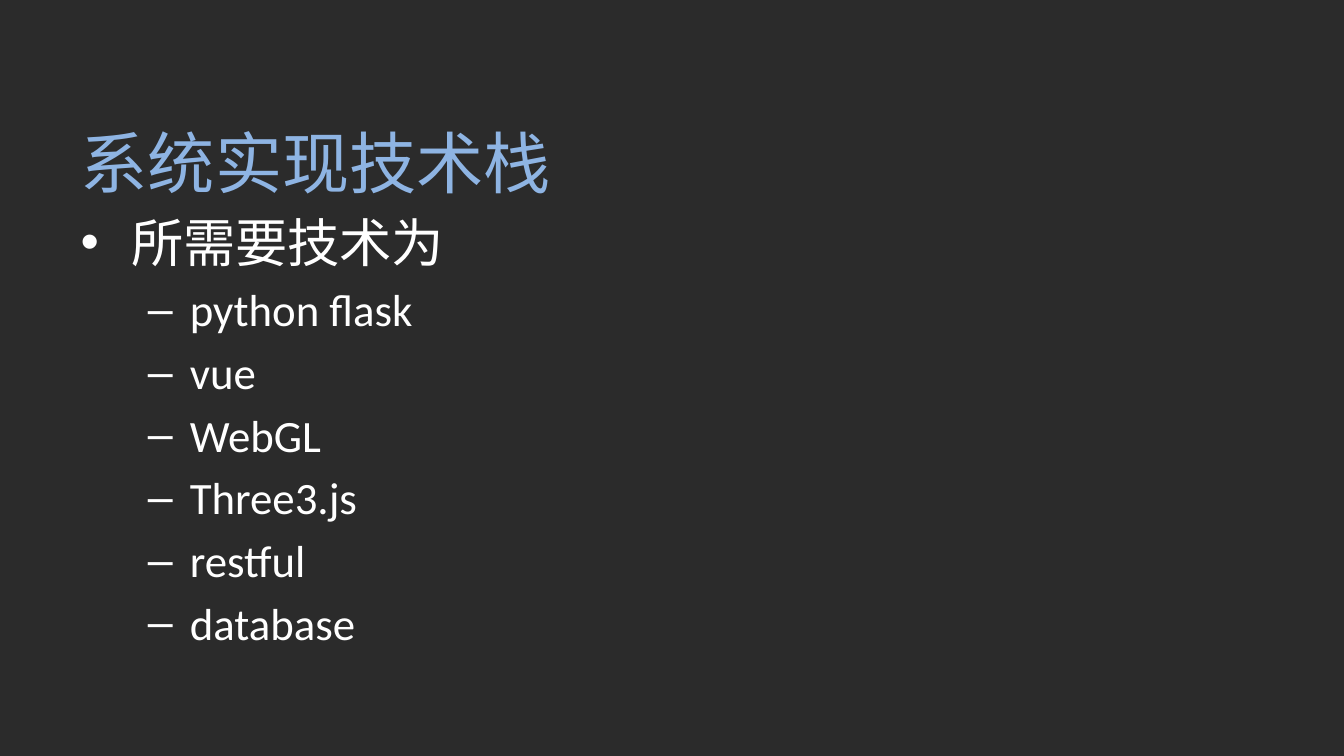
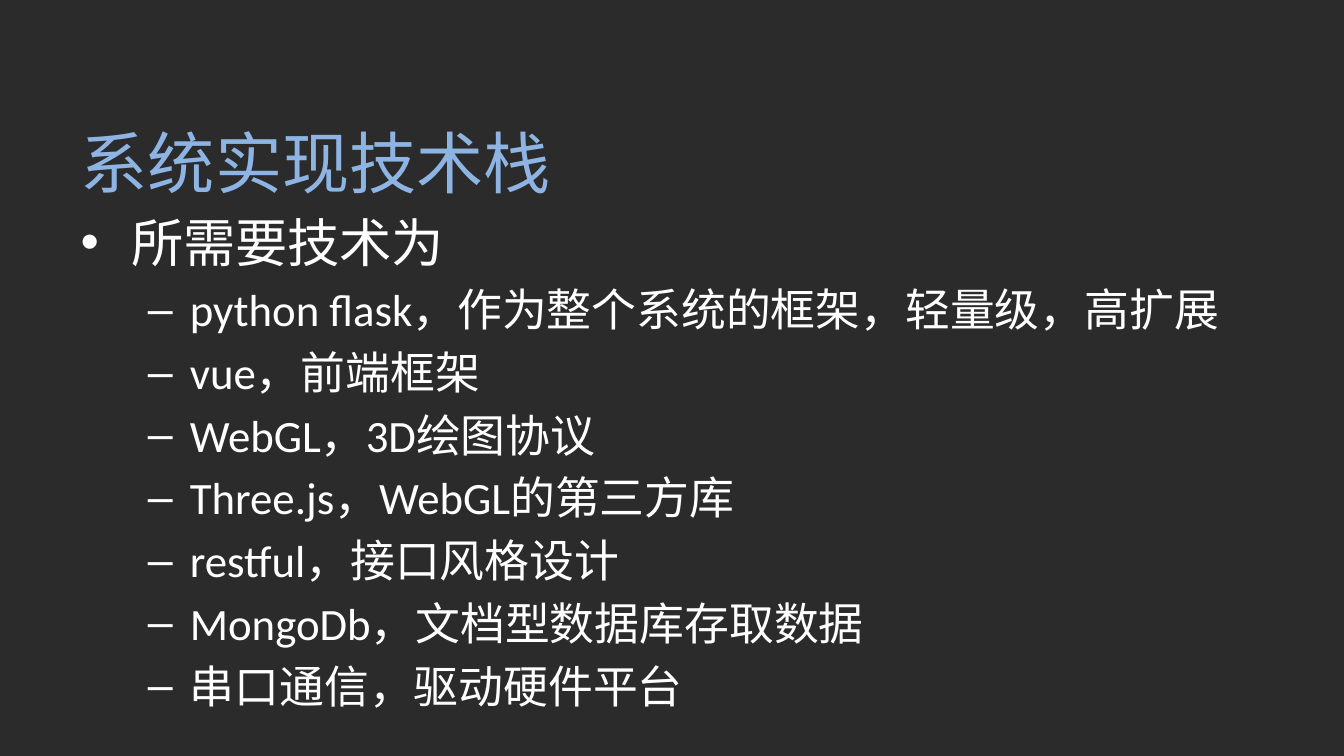
Before and after one commit to xychen5/3dvr, a slide deck: slide 11 of 陈新宇_U201614921_答辩.pptx. Drawn at 1344x756 pixels with LibreOffice and Linux fonts; fonts in the diff are those of the drawing; background and template pictures are left out; a plain dark background stands for a picture behind light text. Boxes give left, top, right and bottom in pixels: in the first picture for what was removed or moved away, otherwise in the second. Text is boxed around its words. In the diff, an @@ line names an element or a change of style, - is before the commit and + after.

```diff
--- a/陈新宇_U201614921_答辩.pptx
+++ b/陈新宇_U201614921_答辩.pptx
@@ text at (x1=190, y1=289, x2=1219, y2=708): text changed @@
-  – python flask
-  – vue
-  – WebGL
-  – Three3.js
-  – restful
-  – database
+  – python flask，作为整个系统的框架，轻量级，高扩展
+  – vue，前端框架
+  – WebGL，3D绘图协议
+  – Three.js，WebGL的第三方库
+  – restful，接口风格设计
+  – MongoDb，文档型数据库存取数据
+  – 串口通信，驱动硬件平台
```
Also in this commit, not shown: 6 other slides changed, 1 slide added.
